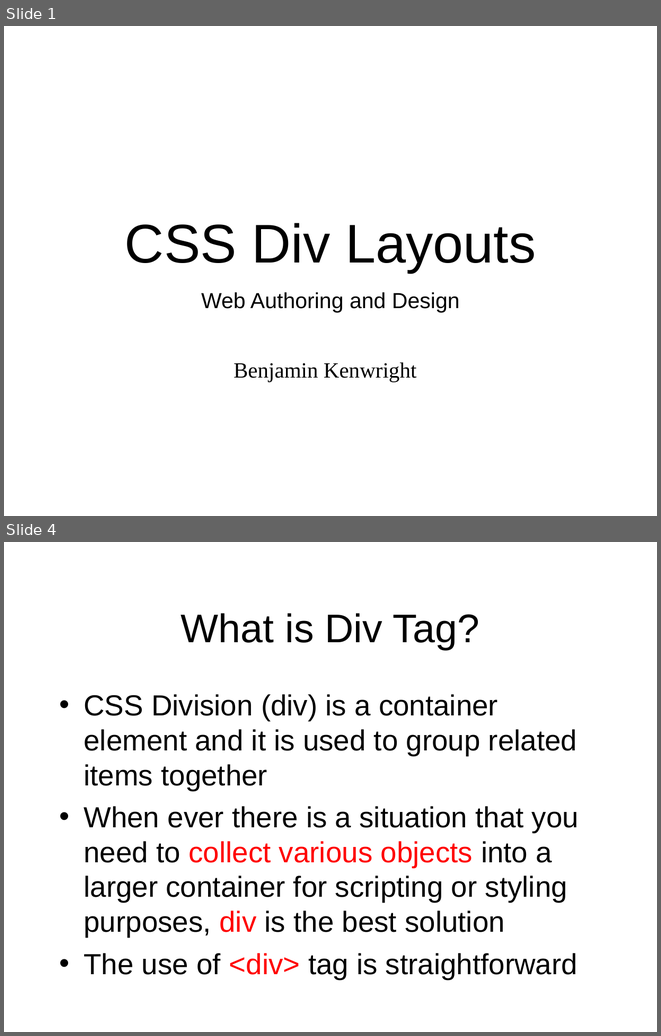
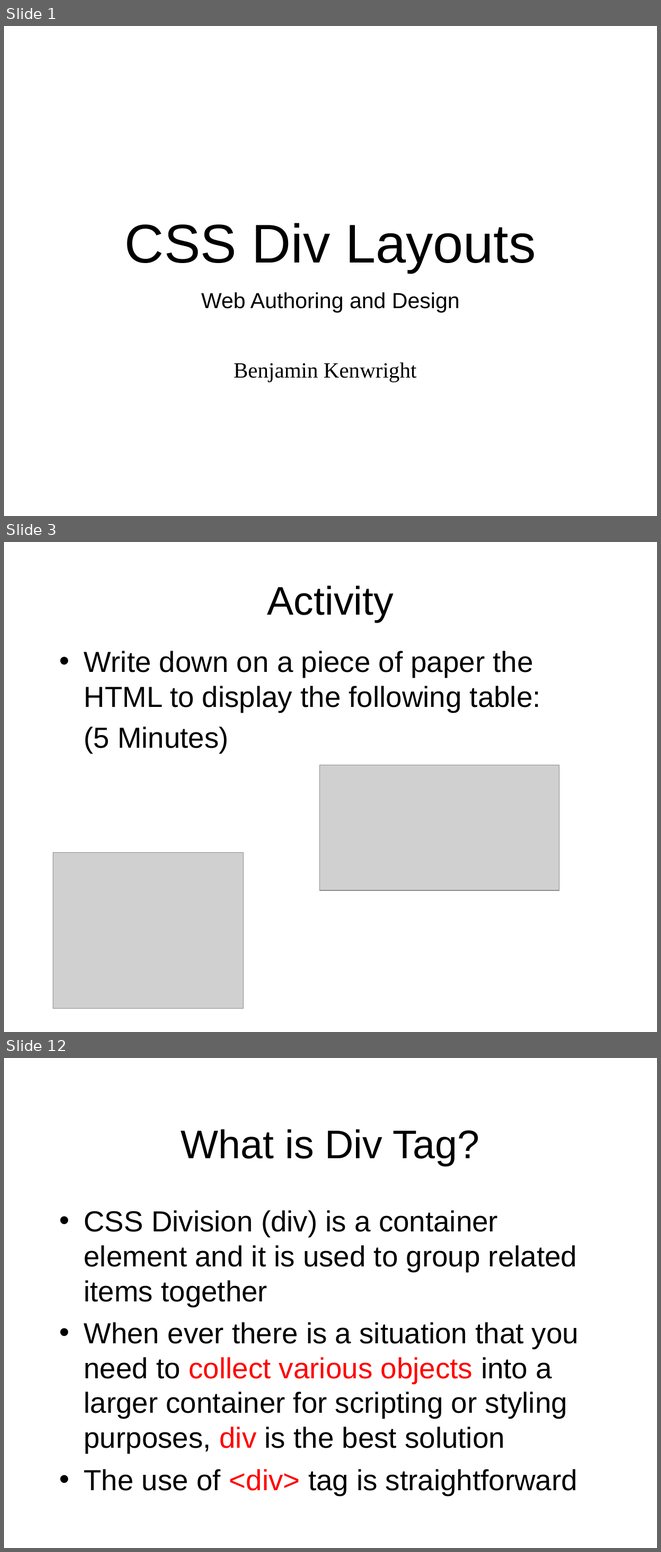
Before and after one commit to octaviordz/zjnu2017.github.io, a slide deck: WAD/lectures/070--CSS.Div.Layout.pptx. Shown one above the other, each under a label of ours: slides 1 and 4 before the commit, slides 1, 3 and 12 after it; the slides between them are not shown. The pictures are 661x1036 and 661x1552 pixels, drawn with LibreOffice and Linux fonts; fonts in the diff are those of the drawing; grey boxes stand for pictures. Boxes give left, top, right and bottom in pixels: in the first picture for what was removed or moved away, otherwise in the second. Text is boxed around its words. In the diff, an @@ line names an element or a change of style, - is before the commit and + after.

```diff
--- a/WAD/lectures/070--CSS.Div.Layout.pptx
+++ b/WAD/lectures/070--CSS.Div.Layout.pptx
@@ slide 3 added at (x1=4, y1=542, x2=657, y2=1032), background #FFFFFF @@
@@ title added at (x1=267, y1=585, x2=394, y2=623), 44 pt, text #000000 @@
+Activity
@@ text added at (x1=84, y1=651, x2=541, y2=753), 32 pt, text #000000 @@
+• Write down on a piece of paper the HTML to display the following table:
+(5 Minutes)
@@ picture added at (x1=319, y1=765, x2=559, y2=891) @@
@@ picture added at (x1=53, y1=852, x2=244, y2=1008) @@
@@ what was slide 4 is now slide 12 @@
```
Also in this commit, not shown: 5 slides changed, 11 other slides added, 2 slides removed.
